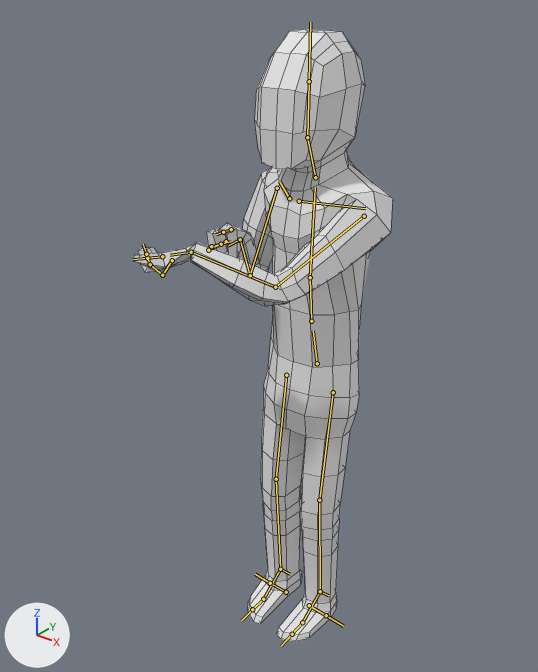
A saved change to the FBX model Assets/Import/Models/Character/Character.fbx.
Rendered twice from a 50 mm lens placed at (9.05, -12.79, 15.65), pointed at (-0.45, -0.91, 8.28). The lights are fixed; the arrows at lower left show +X, +Y and +Z. Both versions are drawn at frame 1 of the action 'metarig|Action'; the numbers are the values there. The bones that bend it are drawn over the model as lines. Mesh edges are drawn as thin lines.
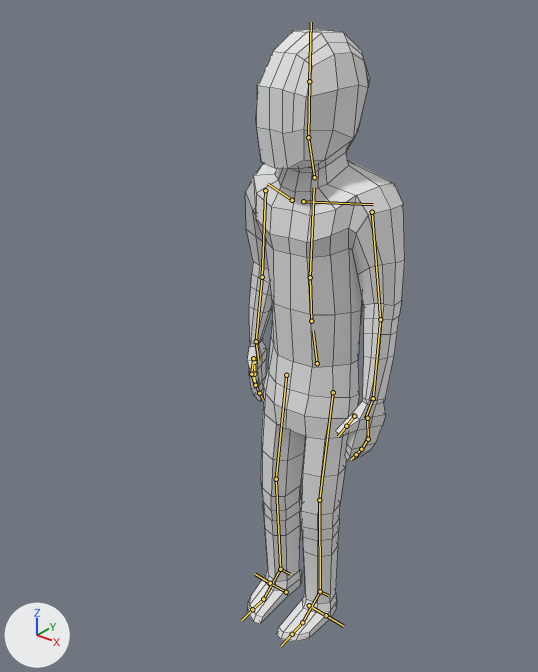
Boxes (x1, y1, x2, y2) around the edits, measured in the pictures (538 x 672 px):
'Cube', posed (38% narrower)
    before: (133, 29, 393, 641)
    after: (245, 30, 405, 641)
bone 'chest', root to tip
    before: (310, 277) to (315, 187)
    after: (310, 277) to (314, 187)
bone 'head', root to tip
    before: (307, 137) to (309, 81)
    after: (308, 137) to (309, 81)
bone 'upper_arm.L', root to tip
    before: (364, 216) to (275, 287)
    after: (372, 212) to (380, 319)
bone 'forearm.L', root to tip
    before: (275, 287) to (191, 252)
    after: (380, 319) to (373, 398)
bone 'hand.L', root to tip
    before: (191, 252) to (170, 255)
    after: (373, 398) to (365, 418)
bone 'palm.03.L', root to tip
    before: (172, 260) to (162, 275)
    after: (367, 418) to (368, 439)
bone 'f_ring.01.L', root to tip
    before: (162, 275) to (150, 264)
    after: (368, 439) to (361, 449)
bone 'f_ring.02.L', root to tip
    before: (150, 264) to (146, 254)
    after: (361, 449) to (356, 454)
bone 'upper_arm.R', root to tip
    before: (277, 188) to (250, 275)
    after: (265, 190) to (262, 277)
bone 'forearm.R', root to tip
    before: (250, 275) to (240, 239)
    after: (262, 277) to (256, 341)
bone 'hand.R', root to tip
    before: (240, 239) to (228, 245)
    after: (256, 341) to (258, 360)
bone 'thumb.01.R', root to tip
    before: (231, 229) to (223, 232)
    after: (254, 362) to (254, 374)
bone 'f_ring.01.R', root to tip
    before: (208, 250) to (211, 246)
    after: (251, 374) to (255, 385)
bone 'f_ring.02.R', root to tip
    before: (211, 246) to (221, 244)
    after: (255, 385) to (259, 393)

The change in detail:
Bone 'chest' (bone_chest) turns from (0, -13, -1) to (0, 0, 0) degrees about its own x, y and z.
Bone 'head' (bone_head) turns from (0, 13, 0) to (0, -15, 0) degrees about its own x, y and z.
Bone 'upper_arm.L' (bone_upper_arm_l) turns from (62, 17, -17) to (-2, 0, -24) degrees about its own x, y and z.
Bone 'forearm.L' (bone_forearm_l) turns from (49, 13, 5) to (0, 0, 0) degrees about its own x, y and z.
Bone 'hand.L' (bone_hand_l) turns from (-21, -130, -15) to (0, 0, 0) degrees about its own x, y and z.
Bone 'palm.03.L' (bone_palm_03_l) turns from (-15, 0, 0) to (0, 0, 0) degrees about its own x, y and z.
Bone 'f_ring.01.L' (bone_f_ring_01_l) turns from (55, 1, -4) to (0, 0, 0) degrees about its own x, y and z.
Bone 'f_ring.02.L' (bone_f_ring_02_l) turns from (32, 2, -6) to (0, 0, 0) degrees about its own x, y and z.
Bone 'upper_arm.R' (bone_upper_arm_r) turns from (10, -69, 10) to (-14, -3, 24) degrees about its own x, y and z.
Bone 'forearm.R' (bone_forearm_r) turns from (128, 26, -12) to (0, 0, 0) degrees about its own x, y and z.
Bone 'hand.R' (bone_hand_r) turns from (-23, 49, -64) to (0, 0, 0) degrees about its own x, y and z.
Bone 'thumb.01.R' (bone_thumb_01_r) turns from (9, -21, 13) to (0, 0, 0) degrees about its own x, y and z.
Bone 'f_ring.01.R' (bone_f_ring_01_r) turns from (-40, 21, 8) to (0, 0, 0) degrees about its own x, y and z.
Bone 'f_ring.02.R' (bone_f_ring_02_r) turns from (-44, 17, -37) to (0, 0, 0) degrees about its own x, y and z.
